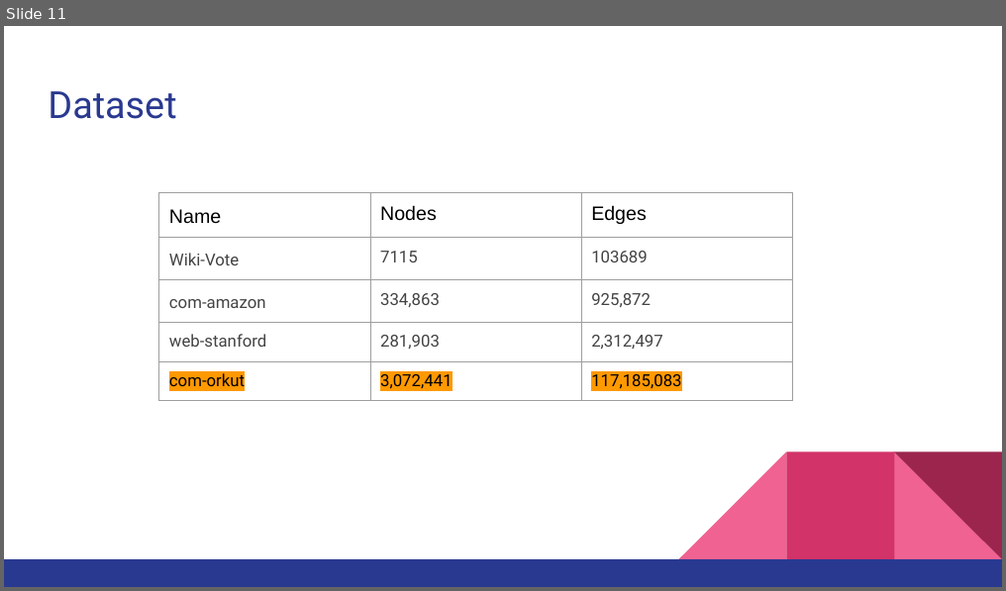
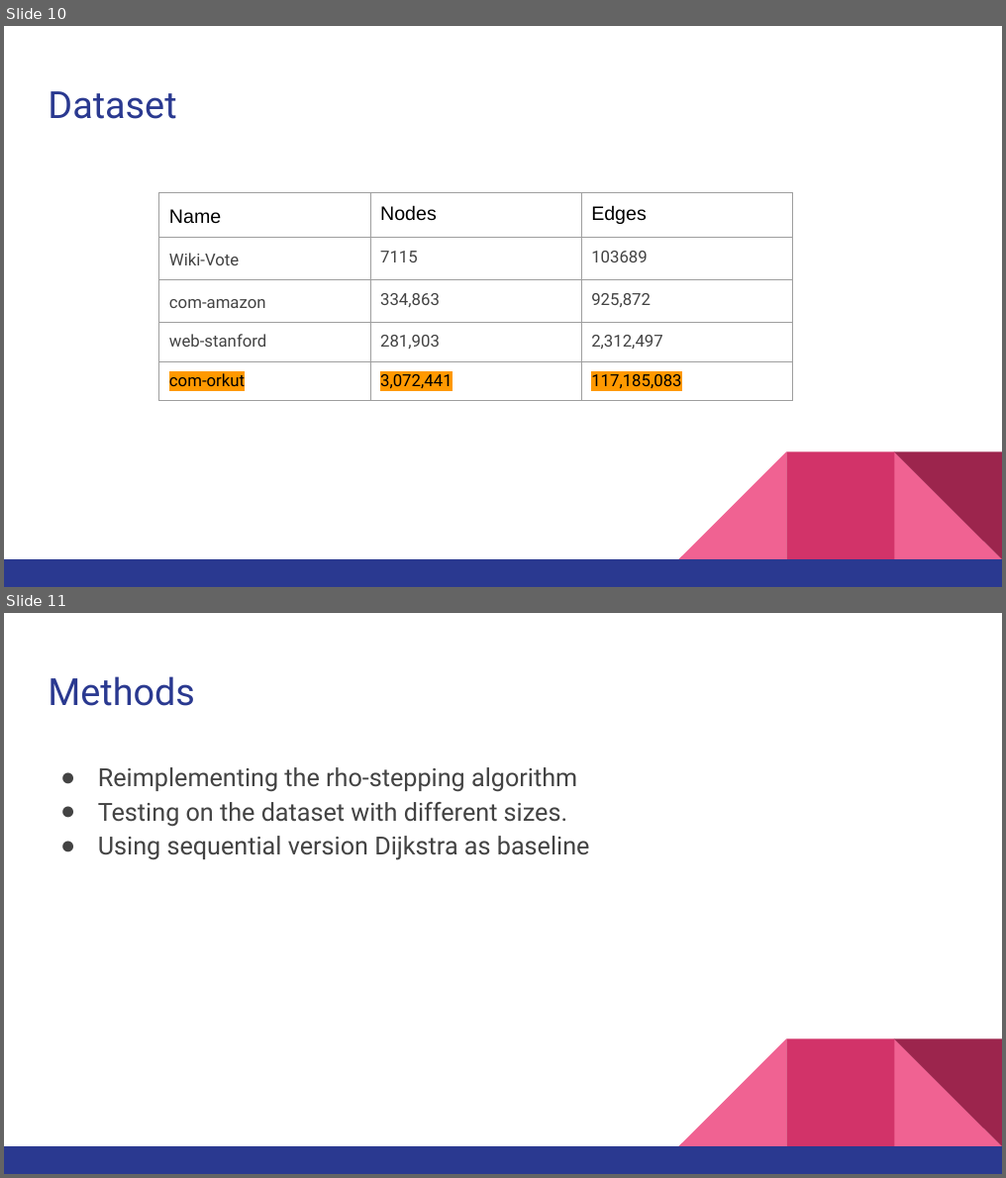
Before and after one commit to xtstc131/COMP5704-Mainpage, a slide deck: Slide_Presentation.pptx. Shown one above the other, each under a label of ours: slide 11 before the commit, slides 10 and 11 after it. The pictures are 1006x591 and 1006x1178 pixels, drawn with LibreOffice and Linux fonts; fonts in the diff are those of the drawing. Boxes give left, top, right and bottom in pixels: in the first picture for what was removed or moved away, otherwise in the second. Text is boxed around its words. In the diff, an @@ line names an element or a change of style, - is before the commit and + after.

```diff
--- a/Slide_Presentation.pptx
+++ b/Slide_Presentation.pptx
@@ slide 11 added at <box>4,613,1002,1174</box>, background #FFFFFF; not listed: 5 template elements that a slide beside it also shows @@
@@ title added at <box>48,676,195,706</box>, 27 pt, text #2A3990 @@
+Methods
@@ text added at <box>98,767,590,861</box>, 18 pt, text #434343 @@
+● Reimplementing the rho-stepping algorithm
+● Testing on the dataset with different sizes.
+● Using sequential version Dijkstra as baseline
@@ what was slide 11 is now slide 10 @@
```
Also in this commit, not shown: 9 slides changed, 2 other slides added, 2 slides removed.
